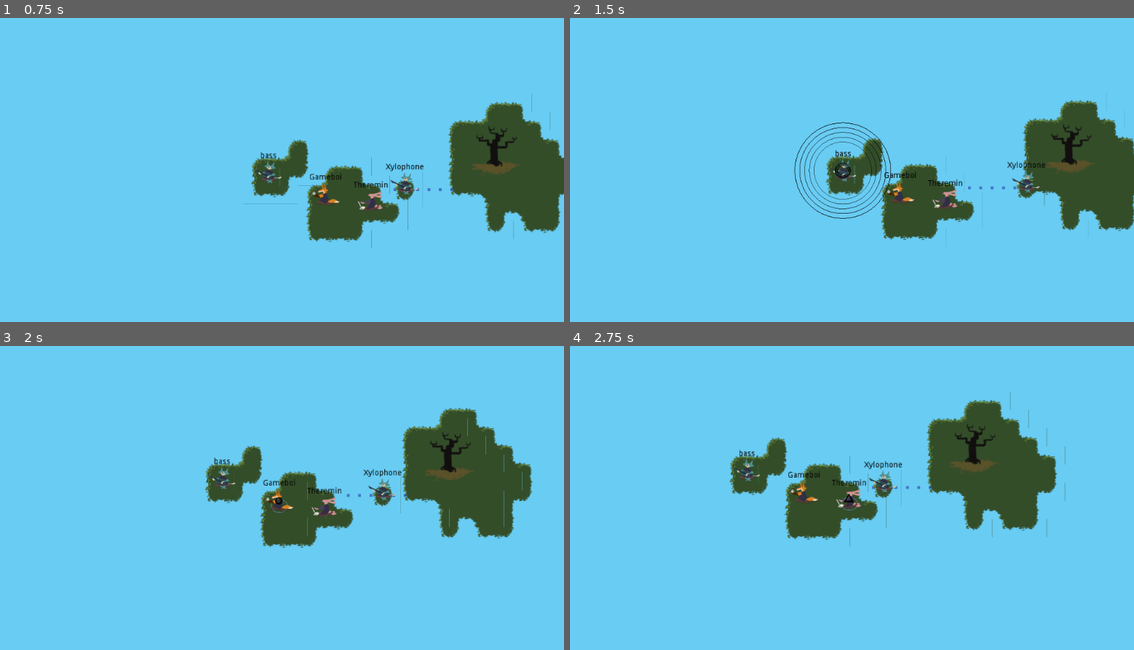
Above: before the commit, frames 1-4 (two rows, left to right).
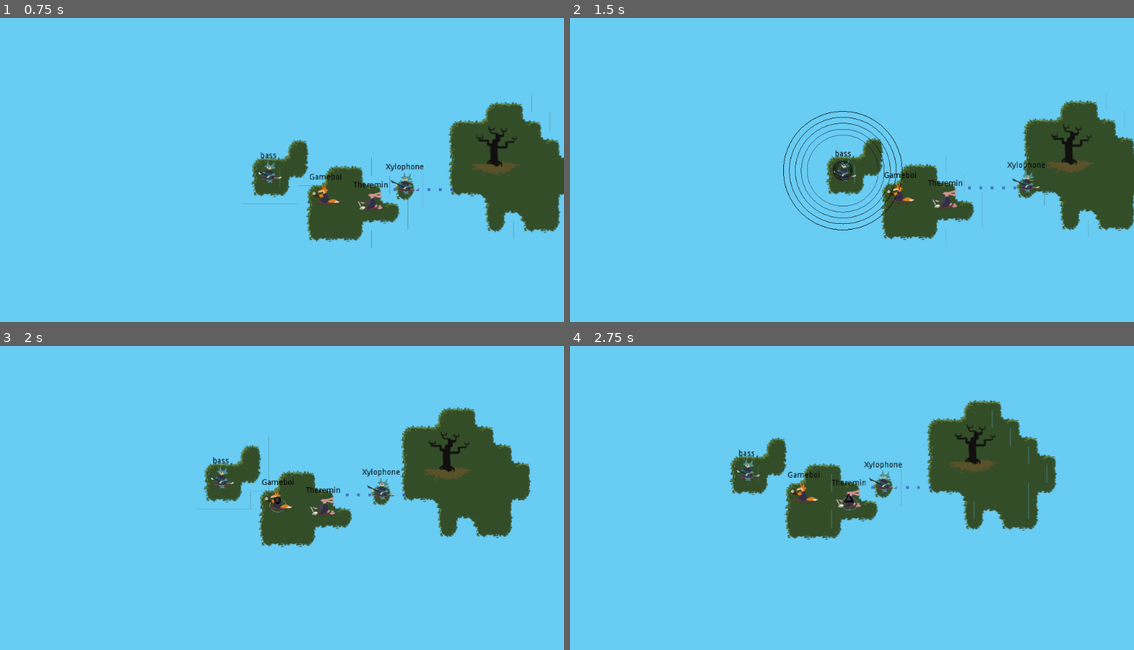
Above: after the commit, the same moments.

Repository: uspgamedev/skyjammers
Game: Godot game, scene res://menus/stage-selector/main.tscn
Two runs of this game, one before a commit and one after it. Both use one fixed random seed, a clock stepped at 60 frames per second and the inputs below. Sound files missing from this copy of the repository are replaced by a short silence.
Inputs:
- Up to frame 1 (0.75 s): click "Stage 01" at 0.5 s
- Up to frame 2 (1.5 s): tap Enter (ui_accept) at 1.25 s; hold Space (action_play) from 1.28 s (still down)
- Up to frame 3 (2 s): keep holding Space (action_play); tap Enter (ui_accept) at 1.52 s
- Up to frame 4 (2.75 s): release Space (action_play) at 2.03 s; tap Space (action_play) at 2.1 s; tap Enter (ui_accept) at 2.27 s

Frame 1 is identical in both runs. In frame 2, 1.4% of the frame differs, in the area x 37-59%, y 30-70%; in frame 3, 2.4%, in the area x 36-95%, y 20-67%; in frame 4, 0.3%.

Commit message:
Made stage03 not make me want to murder puppies

Diff:
--- a/game/Instruments/Bass/Bass.tscn
+++ b/game/Instruments/Bass/Bass.tscn
@@ -2,7 +2,9 @@
 
 [ext_resource path="res://Instruments/Instrument.tscn" type="PackedScene" id=1]
 
-[node name="Bass" index="0" instance=ExtResource( 1 )]
+[node name="Bass" instance=ExtResource( 1 )]
+
+growth = 15.0
 
 [node name="Label" type="Label" parent="." index="4"]
 
--- a/game/stages/stage03.tscn
+++ b/game/stages/stage03.tscn
@@ -141,8 +141,7 @@
 
 [node name="IslandGoal" type="TileMap" parent="Instruments" index="4"]
 
-editor/display_folded = true
-position = Vector2( 720, 20 )
+position = Vector2( 700, 20 )
 mode = 0
 tile_set = ExtResource( 2 )
 cell_size = Vector2( 32, 32 )
